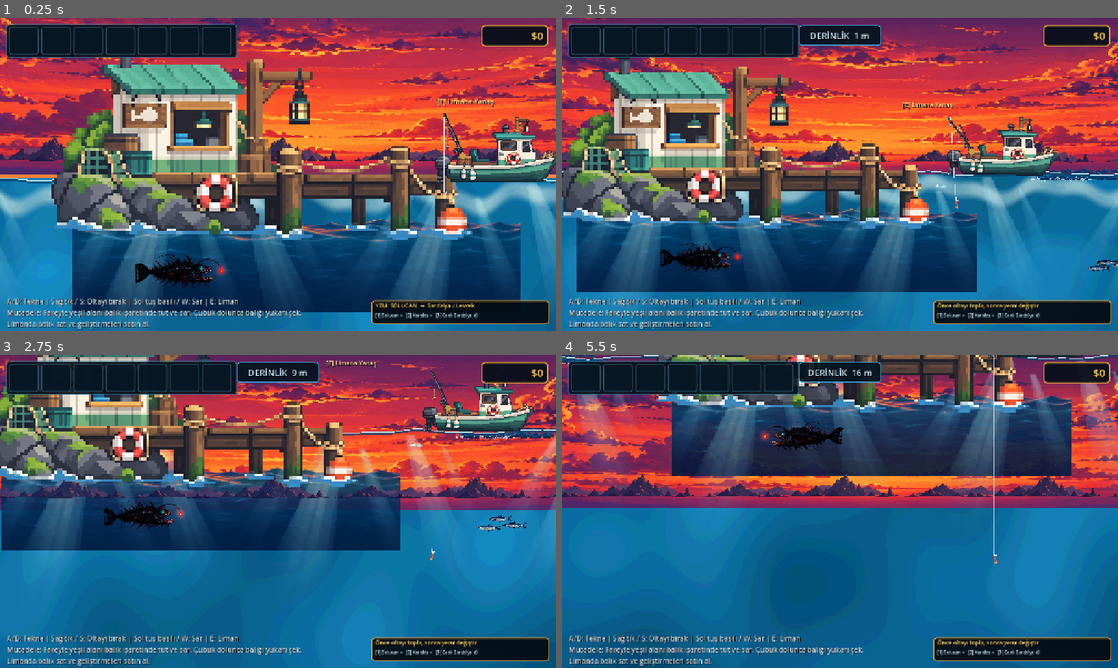
Above: before the commit, frames 1-4 (two rows, left to right).
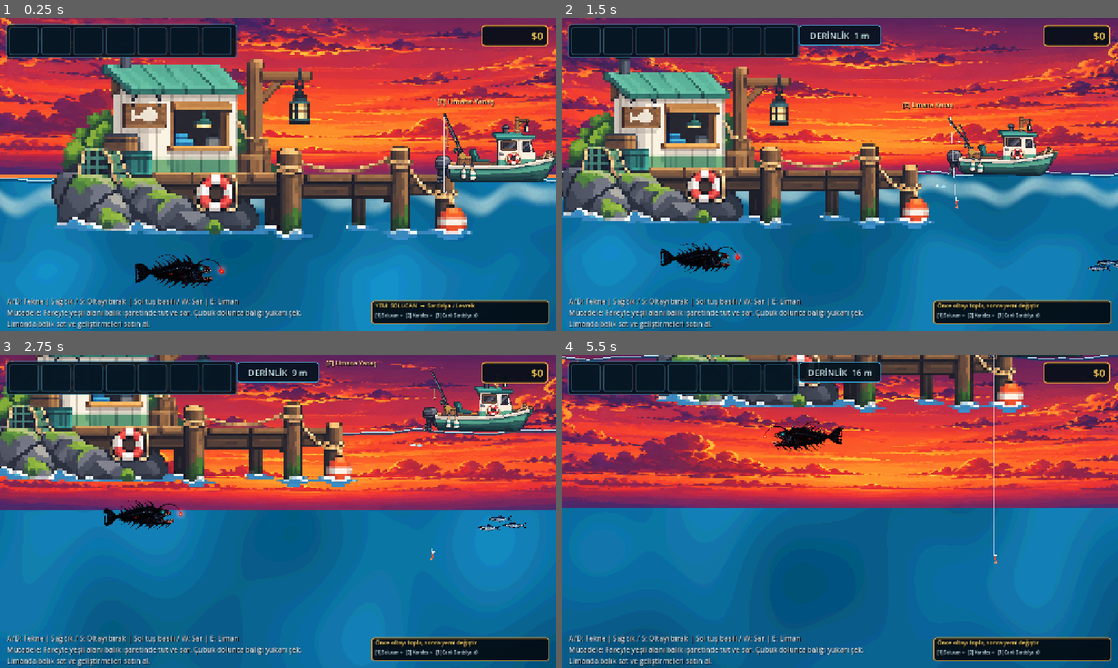
Above: after the commit, the same moments.

Repository: mirackayademir/TinyFisher
Game: Godot game, scene res://scenes/world.tscn
Two runs of this game, one before a commit and one after it. Both use one fixed random seed, a clock stepped at 60 frames per second and the inputs below.
Inputs (mouse positions are in pixels of both pictures, inside the frame that each line leads up to):
- Up to frame 1 (0.25 s): no input
- Up to frame 2 (1.5 s): tap Enter at 0.5 s; move the mouse to (962, 158) at 0.52 s; hold D (move_right) 0.53-1.28 s; tap E (dock) at 0.6 s; click (962, 158) at 0.67 s; move the mouse to (728, 190) at 1.27 s; hold S from 1.28 s (still down); tap 1 at 1.35 s
- Up to frame 3 (2.75 s): move the mouse to (333, 442) at 2.02 s; release S at 2.03 s; hold D (move_right) from 2.03 s (still down); tap 2 at 2.1 s
- Up to frame 4 (5.5 s): move the mouse to (812, 574) at 2.77 s; release D (move_right) at 2.78 s; hold W 2.78-3.53 s; tap one key every 0.75 s from 2.85 s: 3 E (dock) 1 2; click (812, 574) at 2.92 s; move the mouse to (1006, 558) at 3.52 s; hold A (move_left) 3.53-5.03 s; move the mouse to (673, 464) at 4.27 s; move the mouse to (867, 511) at 5.02 s; hold S from 5.03 s (still down); click (867, 511) at 5.17 s

The runs differ from the first frame. In frame 1, 20% of the frame differs, in the area x 0-100%, y 38-94%; in frame 2, 17%; in frame 3, 19%; in frame 4, 21%, in the area x 0-100%, y 0-46%.

Commit message:
Fix environment layering and keep only sky asset

Diff:
--- a/scenes/environment_layers.gd
+++ b/scenes/environment_layers.gd
@@ -1,8 +1,8 @@
 extends Node
 
 # TinyFisher katmanli dunya altyapisi.
-# 36 parcalik environment seti bu autoload tarafindan katmanlara yerlestirilir.
-# Her sey gorseldir; balik, kanca, tekne ve liman oynanisina fizik eklemez.
+# 36 environment gorseli TEK TEK eklenecek.
+# Su an sadece 1. gorsel aktif: sky_base_01.png
 
 const ENV_ROOT_NAME: String = "EnvironmentLayers"
 const DECOR_SEED: int = 9042026
@@ -10,8 +10,8 @@
 const WORLD_LEFT_X: float = -1000.0
 const WORLD_RIGHT_X: float = 11000.0
 
-# World.tscn icindeki Sky=-10 ve Water=-9. Yeni cizimler bunlarin ustunde,
-# baliklarin (z=0) ve teknenin (z=2) arkasinda kalir.
+# World.tscn Sky=-10, Water=-9. Gokyuzu yeni tabanin ustunde,
+# su/oynanis elemanlarinin arkasinda kalir.
 const Z_SKY_BASE: int = -8
 const Z_SUN: int = -7
 const Z_HORIZON: int = -6
@@ -31,7 +31,7 @@
 const ZONE_DEEP: String = "deep"
 const ZONE_ABYSS: String = "abyss"
 
-const SURFACE_PATH: String = "res://assets/environment/surface/"
+const SKY_TEXTURE_PATH: String = "res://assets/environment/surface/sky_base_01.png"
 
 var _scene_id: int = 0
 var _world: Node2D = null
@@ -43,7 +43,7 @@
 func _ready() -> void:
 	process_mode = Node.PROCESS_MODE_ALWAYS
 	_rng.seed = DECOR_SEED
-	print("ENVIRONMENT LAYERS V2: 36 ASSET KATMAN SISTEMI HAZIR")
+	print("ENVIRONMENT LAYERS V3: TEK TEK YERLESTIRME MODU")
 
 
 func _process(_delta: float) -> void:
@@ -74,8 +74,8 @@
 		_world.add_child(_environment_root)
 
 	_build_layer_tree()
-	_build_surface_art()
-	print("ENVIRONMENT LAYERS: katmanlar + yuzey seti kuruldu")
+	_build_sky_only()
+	print("ENVIRONMENT: sadece SKY 1/36 aktif")
 
 
 func _build_layer_tree() -> void:
@@ -106,104 +106,15 @@
 
 
 # -----------------------------------------------------------------------------
-# 1/6 - SURFACE (8 GORSEL)
+# GORSEL 1 / 36 - SKY
 # -----------------------------------------------------------------------------
 
-func _build_surface_art() -> void:
-	# 1) Ana gokyuzu. Yatayda tekrar eder; mevcut sunset shader bosluklarda taban olur.
-	_add_horizontal_strip(
-		"SkyBaseLayer",
-		"SkyBaseArt",
-		SURFACE_PATH + "sky_base_01.png",
-		-70.0,
-		860.0,
-		Color.WHITE
-	)
-
-	# 2) Gunes. Ufuk cizgisinin ustunde ve limandan biraz ileride gorunur.
-	_add_fitted_sprite(
-		"SunLayer",
-		"SunArt",
-		SURFACE_PATH + "sun_01_TEMP.png",
-		Vector2(2350.0, 95.0),
-		Vector2(190.0, 190.0),
-		Color(1.0, 1.0, 1.0, 0.96)
-	)
-
-	# 3) Uzak kara silueti. Su cizgisine oturur ve parallax katmaninda kalir.
-	_add_horizontal_strip(
-		"HorizonLandLayer",
-		"HorizonLandArt",
-		SURFACE_PATH + "horizon_land_01.png",
-		305.0,
-		150.0,
-		Color(0.88, 0.92, 1.0, 0.92)
-	)
-
-	# 4) Deniz yuzeyi tabani. Sadece ust su bolgesini kaplar; derinlik shaderi altta devam eder.
-	_add_horizontal_strip(
-		"OceanSurfaceLayer",
-		"OceanSurfaceArt",
-		SURFACE_PATH + "ocean_surface_base_01.png",
-		535.0,
-		350.0,
-		Color(1.0, 1.0, 1.0, 0.90)
-	)
-
-	# 5) Arkadaki dalga sirasi.
-	_add_horizontal_strip(
-		"WaveBackLayer",
-		"WaveBackArt",
-		SURFACE_PATH + "wave_back_01.png",
-		354.0,
-		58.0,
-		Color(1.0, 1.0, 1.0, 0.82)
-	)
-
-	# 6) Ondeki dalga sirasi.
-	_add_horizontal_strip(
-		"WaveFrontLayer",
-		"WaveFrontArt",
-		SURFACE_PATH + "wave_front_01.png",
-		371.0,
-		72.0,
-		Color(1.0, 1.0, 1.0, 0.92)
-	)
-
-	# 7) Kopuk. Teknenin ve baliklarin arkasinda, su cizgisinin hemen altinda.
-	_add_horizontal_strip(
-		"SurfaceFoamLayer",
-		"SurfaceFoamArt",
-		SURFACE_PATH + "surface_foam_01.png",
-		382.0,
-		42.0,
-		Color(1.0, 1.0, 1.0, 0.74)
-	)
-
-	# 8) Gunes huzmeleri. Yuzeyden sig suya dogru yumusak gecis verir.
-	_add_horizontal_strip(
-		"SunRaysLayer",
-		"SunRaysArt",
-		SURFACE_PATH + "sun_rays_01.png",
-		650.0,
-		560.0,
-		Color(1.0, 1.0, 1.0, 0.34)
-	)
-
-
-func _add_horizontal_strip(
-	layer_name: String,
-	root_name: String,
-	texture_path: String,
-	center_y: float,
-	target_height: float,
-	tint: Color
-) -> void:
-	var layer: Node2D = get_layer(layer_name)
-	if layer == null or layer.get_node_or_null(root_name) != null:
-		return
-
-	var texture: Texture2D = _load_texture(texture_path)
+func _build_sky_only() -> void:
+	var layer: Node2D = get_layer("SkyBaseLayer")
+	if layer == null or layer.get_node_or_null("SkyBaseArt") != null:
+		return
+
+	var texture: Texture2D = _load_texture(SKY_TEXTURE_PATH)
 	if texture == null:
 		return
 
@@ -212,9 +123,13 @@
 		return
 
 	var root: Node2D = Node2D.new()
-	root.name = root_name
+	root.name = "SkyBaseArt"
 	layer.add_child(root)
 
+	# Gokyuzu sadece su cizgisinin ustunu doldurur.
+	# Diger 7 surface gorselinin hicbiri burada eklenmez.
+	var target_height: float = 860.0
+	var center_y: float = -70.0
 	var scale_factor: float = target_height / texture_size.y
 	var tile_width: float = maxf(texture_size.x * scale_factor, 1.0)
 	var x: float = WORLD_LEFT_X + tile_width * 0.5
@@ -227,46 +142,10 @@
 		sprite.texture_filter = CanvasItem.TEXTURE_FILTER_NEAREST
 		sprite.position = Vector2(x, center_y)
 		sprite.scale = Vector2.ONE * scale_factor
-		sprite.modulate = tint
 		root.add_child(sprite)
 
 		x += tile_width - 1.0
 		tile_index += 1
-
-
-func _add_fitted_sprite(
-	layer_name: String,
-	node_name: String,
-	texture_path: String,
-	world_position: Vector2,
-	max_size: Vector2,
-	tint: Color
-) -> void:
-	var layer: Node2D = get_layer(layer_name)
-	if layer == null or layer.get_node_or_null(node_name) != null:
-		return
-
-	var texture: Texture2D = _load_texture(texture_path)
-	if texture == null:
-		return
-
-	var texture_size: Vector2 = texture.get_size()
-	if texture_size.x <= 0.0 or texture_size.y <= 0.0:
-		return
-
-	var fit_scale: float = minf(
-		max_size.x / texture_size.x,
-		max_size.y / texture_size.y
-	)
-
-	var sprite: Sprite2D = Sprite2D.new()
-	sprite.name = node_name
-	sprite.texture = texture
-	sprite.texture_filter = CanvasItem.TEXTURE_FILTER_NEAREST
-	sprite.position = world_position
-	sprite.scale = Vector2.ONE * fit_scale
-	sprite.modulate = tint
-	layer.add_child(sprite)
 
 
 func _load_texture(path: String) -> Texture2D:
@@ -360,7 +239,6 @@
 
 
 func get_safe_horizontal_spawn_range() -> Vector2:
-	# Liman cevresine RNG dekor sokmuyoruz. Ilk 1400 px elle tasarlanacak.
 	return Vector2(1400.0, WORLD_RIGHT_X - 300.0)
 
 
